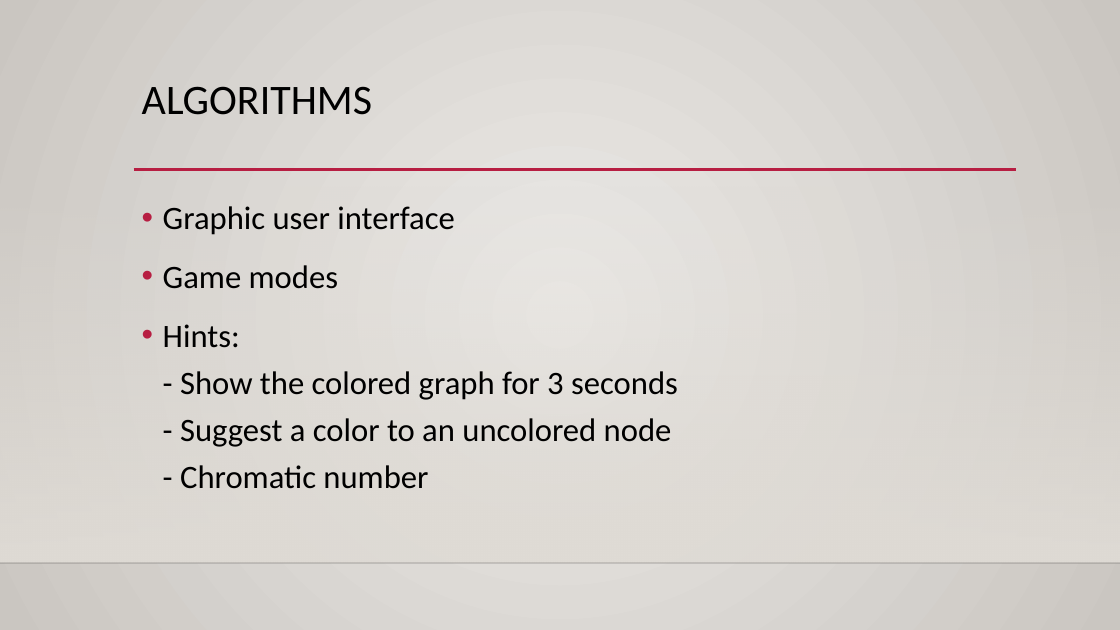
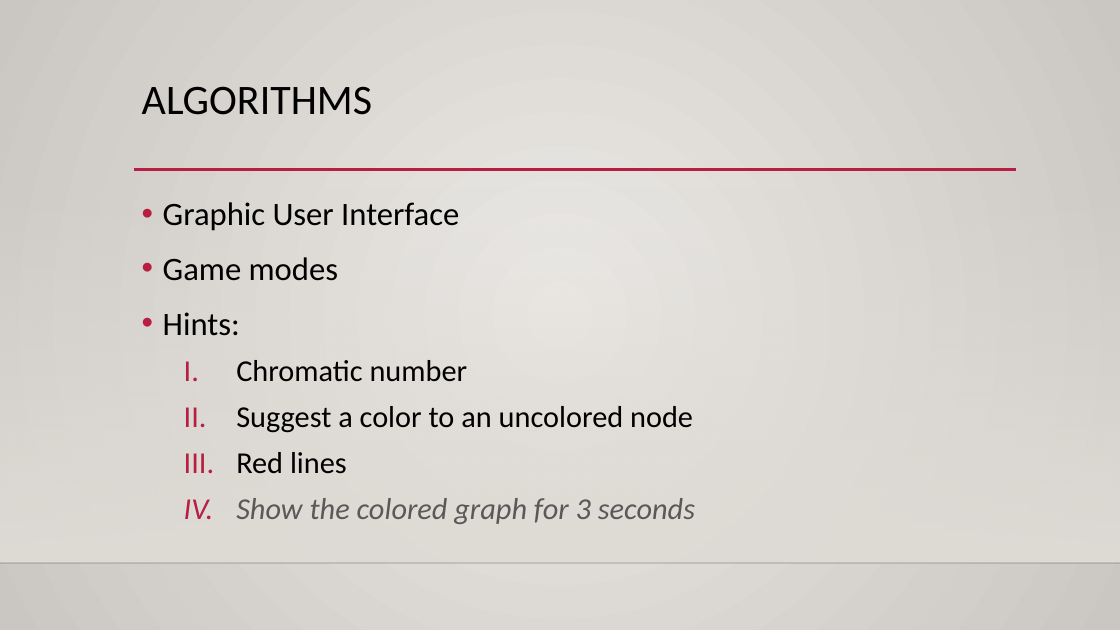
Before and after one commit to diagnoza/develop-, a slide deck: slide 6 of Project1-1/Phase2/Presentation2.pptx. Drawn at 1120x630 pixels with LibreOffice and Linux fonts; fonts in the diff are those of the drawing; background and template pictures are left out. Boxes give left, top, right and bottom in pixels: in the first picture for what was removed or moved away, otherwise in the second. Text is boxed around its words. In the diff, an @@ line names an element or a change of style, - is before the commit and + after.

```diff
--- a/Project1-1/Phase2/Presentation2.pptx
+++ b/Project1-1/Phase2/Presentation2.pptx
@@ text at [163,202,459,231]: text changed @@
-• Graphic user interface
+• Graphic User Interface
@@ text at [163,257,338,281]: line spacing 1.2 to 1.1 @@
@@ text at [163,312,695,524]: text changed; size 28 to 26 pt @@
-• Hints:
-  - Show the colored graph for 3 seconds
-  - Suggest a color to an uncolored node
-  - Chromatic number
+• Hints:
+  I. Chromatic number
+  II. Suggest a color to an uncolored node
+  III. Red lines
+  IV. Show the colored graph for 3 seconds
```
Also in this commit, not shown: 3 other slides changed, 2 slides added.
